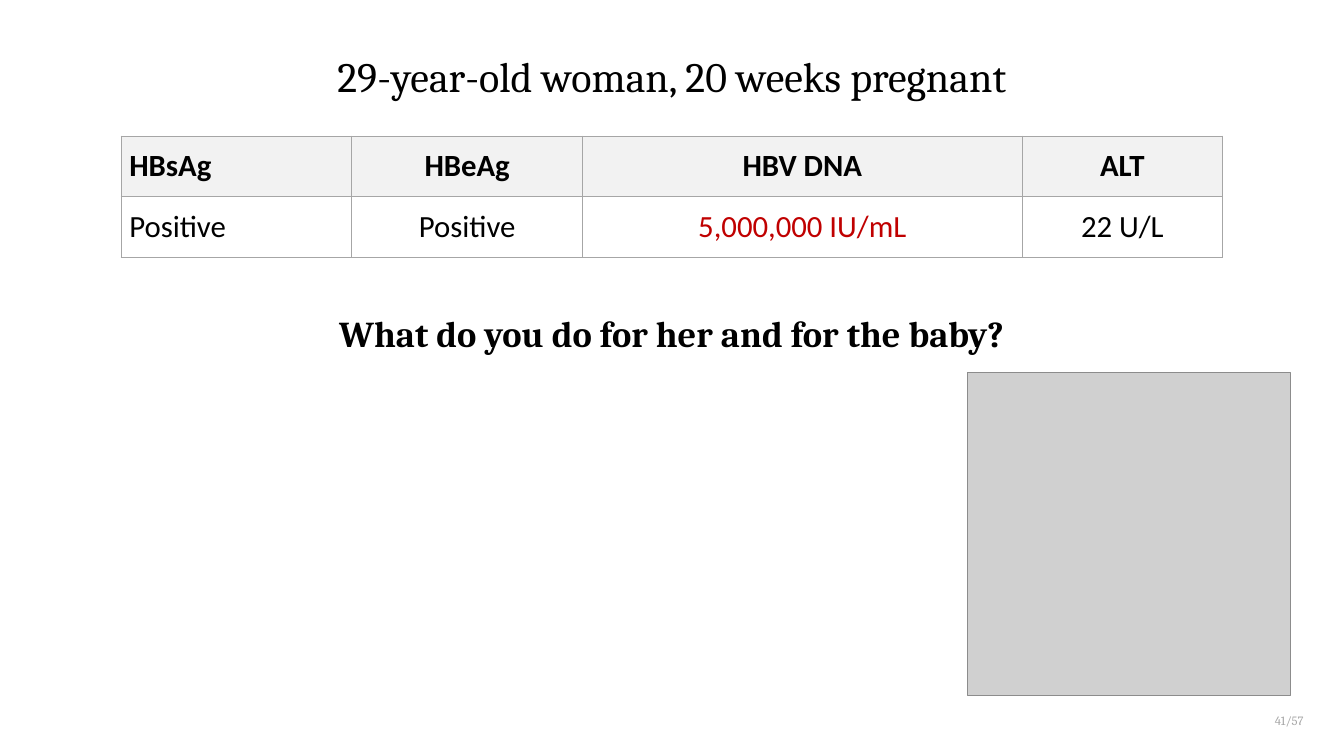
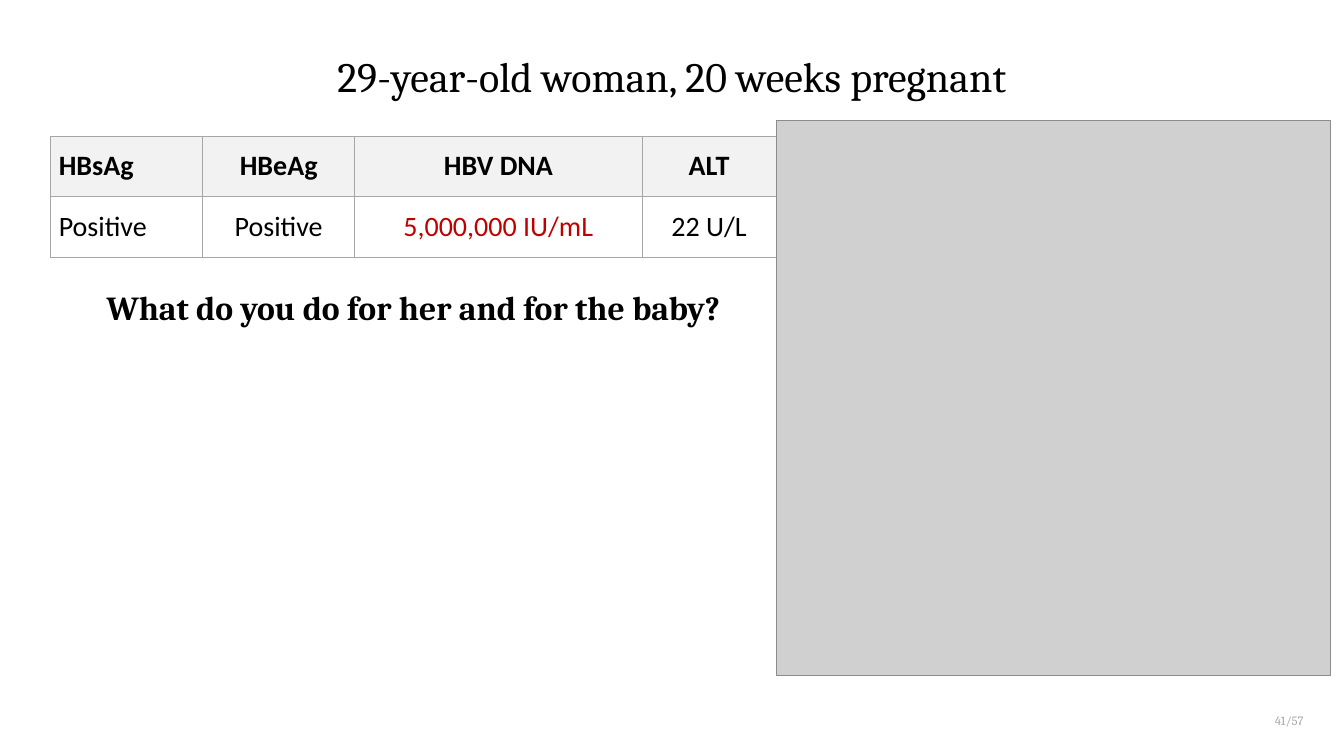
Before and after one commit to qaddodi/mohammad-almeqdadi-lectures, a slide deck: slide 61 of lectures/chronic-hepatitis-b/Chronic Hepatitis B.pptx. Drawn at 1344x756 pixels with LibreOffice and Linux fonts; fonts in the diff are those of the drawing; grey boxes stand for pictures. Boxes give left, top, right and bottom in pixels: in the first picture for what was removed or moved away, otherwise in the second. Text is boxed around its words. In the diff, an @@ line names an element or a change of style, - is before the commit and + after.

```diff
--- a/lectures/chronic-hepatitis-b/Chronic Hepatitis B.pptx
+++ b/lectures/chronic-hepatitis-b/Chronic Hepatitis B.pptx
@@ table at bbox=[50, 136, 776, 244] @@
@@ size 22 to 20 pt @@
@@ table: place and size @@
-table at bbox=[121, 136, 1223, 245]
+table at bbox=[50, 136, 776, 244]
@@ picture: place and size @@
-picture at bbox=[968, 373, 1291, 696]
+picture at bbox=[776, 121, 1331, 676]
@@ text "What do you do for ...": place and size @@
-text "What do you do for ..." at bbox=[339, 321, 1004, 355]
+text "What do you do for ..." at bbox=[107, 296, 720, 328]
@@ text "What do you do for ..." at bbox=[107, 296, 720, 328]: size 26 to 24 pt @@
```
Also in this commit, not shown: 2 other slides changed, 8 other files.
